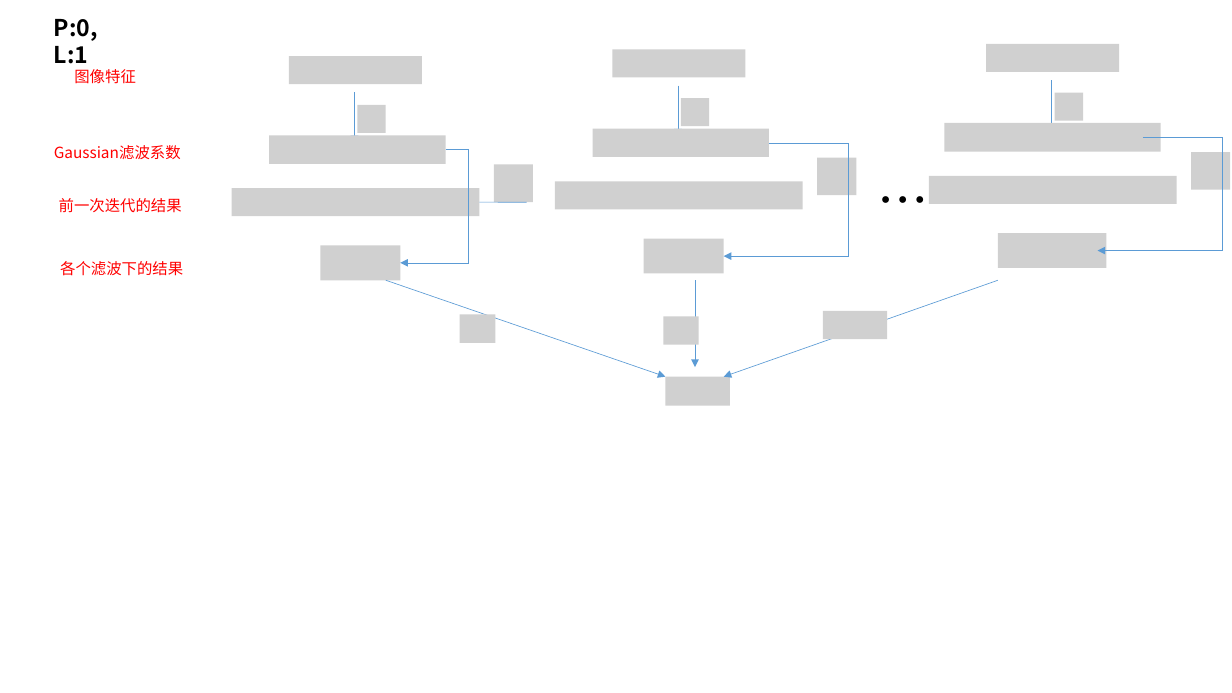
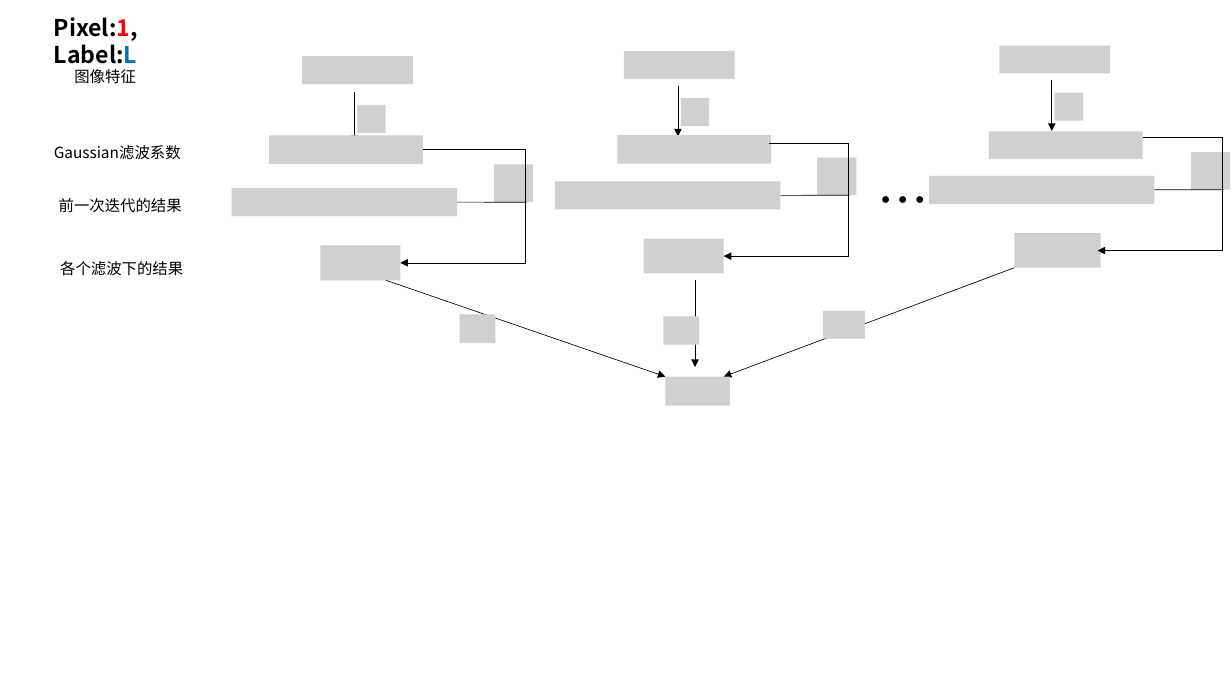
Before and after one commit to lmrshare/notes, a slide deck: slide 4 of papers/image-semantic-segmentation/mean_field.pptx (slide 2 before the commit). Drawn at 1232x693 pixels with LibreOffice and Linux fonts; fonts in the diff are those of the drawing; grey boxes stand for pictures. Boxes give left, top, right and bottom in pixels: in the first picture for what was removed or moved away, otherwise in the second. Text is boxed around its words. In the diff, an @@ line names an element or a change of style, - is before the commit and + after.

```diff
--- a/papers/image-semantic-segmentation/mean_field.pptx
+++ b/papers/image-semantic-segmentation/mean_field.pptx
@@ text at bbox=[54, 17, 138, 64]: text changed @@
-P:0, L:1
+Pixel:1, Label:L
@@ picture: place and size @@
-picture at bbox=[289, 56, 422, 84]
+picture at bbox=[302, 56, 413, 84]
@@ picture: place and size @@
-picture at bbox=[613, 49, 746, 77]
+picture at bbox=[624, 51, 735, 79]
@@ picture: place and size @@
-picture at bbox=[986, 43, 1119, 71]
+picture at bbox=[1000, 45, 1111, 73]
@@ arrow (678, 86) - (678, 137): stroke #5B9BD5 0.5 pt to #000000 0.5 pt @@
@@ arrow (1052, 80) - (1052, 131): stroke #5B9BD5 0.5 pt to #000000 0.5 pt @@
@@ arrow (355, 92) - (355, 143): stroke #5B9BD5 0.5 pt to #000000 0.5 pt @@
@@ picture: place and size @@
-picture at bbox=[269, 135, 445, 164]
+picture at bbox=[269, 135, 422, 164]
@@ picture: place and size @@
-picture at bbox=[592, 128, 769, 157]
+picture at bbox=[617, 135, 771, 164]
@@ elbow arrow (769, 143) - (724, 256): stroke #5B9BD5 0.5 pt to #000000 0.5 pt @@
@@ picture: place and size @@
-picture at bbox=[945, 123, 1161, 152]
+picture at bbox=[989, 131, 1142, 159]
@@ elbow arrow (1143, 138) - (1098, 250): stroke #5B9BD5 0.5 pt to #000000 0.5 pt @@
@@ elbow arrow moved from (445, 150) - (400, 262) to (423, 150) - (400, 262) @@
@@ elbow arrow (423, 150) - (400, 262): stroke #5B9BD5 0.5 pt to #000000 0.5 pt @@
@@ picture: place and size @@
-picture at bbox=[929, 176, 1177, 203]
+picture at bbox=[929, 176, 1154, 203]
@@ picture: place and size @@
-picture at bbox=[232, 189, 480, 216]
+picture at bbox=[232, 189, 457, 216]
@@ line moved from (480, 202) - (527, 202) to (457, 202) - (527, 202) @@
@@ line (457, 202) - (527, 202): stroke #5B9BD5 0.5 pt to #000000 0.5 pt @@
@@ picture: place and size @@
-picture at bbox=[555, 181, 803, 209]
+picture at bbox=[555, 181, 781, 209]
@@ line added from (781, 195) to (850, 195), #000000 0.5 pt @@
@@ line added from (1154, 189) to (1225, 189), #000000 0.5 pt @@
@@ picture: place and size @@
-picture at bbox=[998, 233, 1106, 268]
+picture at bbox=[1015, 233, 1101, 267]
@@ text colour #FF0000 to #000000 in 4 elements at bbox=[74, 69, 136, 84], bbox=[54, 145, 181, 159], bbox=[59, 198, 182, 213], bbox=[60, 261, 183, 276] @@
@@ arrow moved from (998, 280) - (724, 377) to (1015, 268) - (724, 377) @@
@@ arrow (1015, 268) - (724, 377): stroke #5B9BD5 0.5 pt to #000000 0.5 pt @@
@@ arrow (386, 280) - (665, 377): stroke #5B9BD5 0.5 pt to #000000 0.5 pt @@
@@ arrow (695, 280) - (695, 367): stroke #5B9BD5 0.5 pt to #000000 0.5 pt @@
@@ picture: place and size @@
-picture at bbox=[823, 311, 888, 339]
+picture at bbox=[823, 311, 865, 338]
```
Also in this commit, not shown: 3 other slides changed, 16 slides added.
